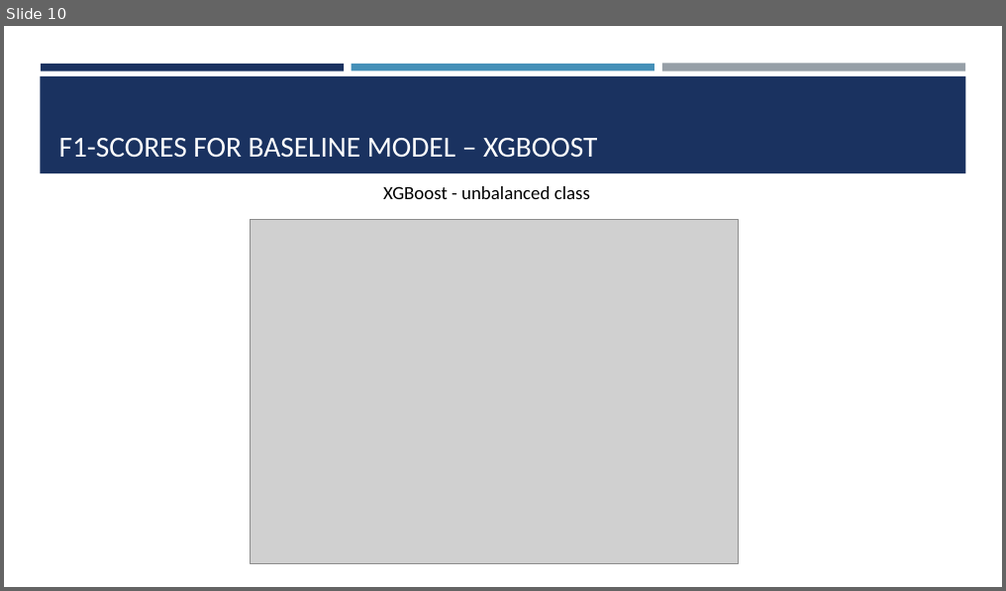
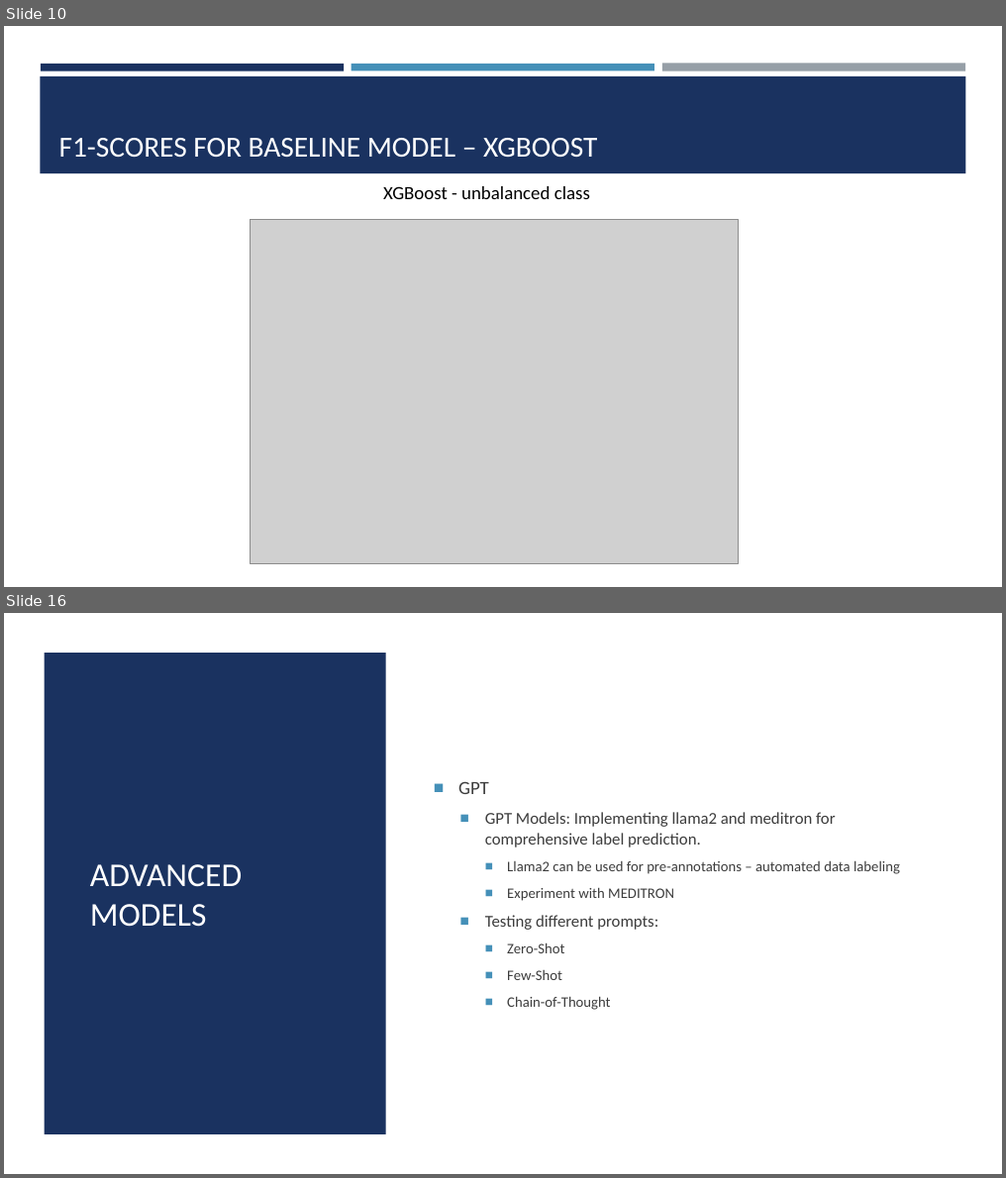
Before and after one commit to josefweibel/nlp-medical-project, a slide deck: presentations/Final Presentation.pptx. Shown one above the other, each under a label of ours: slide 10 before the commit, slides 10 and 16 after it; the slides between them are not shown. The pictures are 1006x591 and 1006x1178 pixels, drawn with LibreOffice and Linux fonts; fonts in the diff are those of the drawing; grey boxes stand for pictures. Boxes give left, top, right and bottom in pixels: in the first picture for what was removed or moved away, otherwise in the second. Text is boxed around its words. In the diff, an @@ line names an element or a change of style, - is before the commit and + after.

```diff
--- a/presentations/Final Presentation.pptx
+++ b/presentations/Final Presentation.pptx
@@ slide 16 added at (x1=4, y1=613, x2=1002, y2=1174), background #FFFFFF @@
@@ rectangle added at (x1=4, y1=613, x2=1002, y2=1174), fill #FFFFFF @@
@@ rectangle added at (x1=45, y1=653, x2=386, y2=1135), fill #1A3260 @@
@@ text added at (x1=458, y1=781, x2=900, y2=1010), 14 pt, text #3D3D3D @@
+■ GPT
+  ■ GPT Models: Implementing llama2 and meditron for comprehensive label prediction.
+    ■ Llama2 can be used for pre-annotations – automated data labeling
+    ■ Experiment with MEDITRON
+  ■ Testing different prompts:
+    ■ Zero-Shot
+    ■ Few-Shot
+    ■ Chain-of-Thought
@@ title added at (x1=90, y1=864, x2=242, y2=927), 32 pt, text #FFFFFF @@
+ADVANCED MODELS
```
Also in this commit, not shown: 6 slides changed, 4 other slides added, 1 slide removed.
